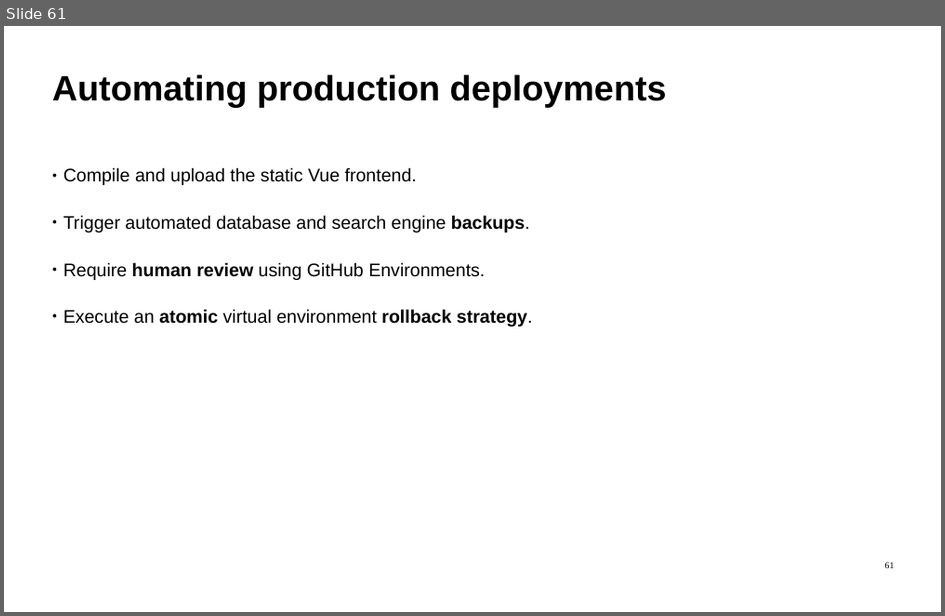
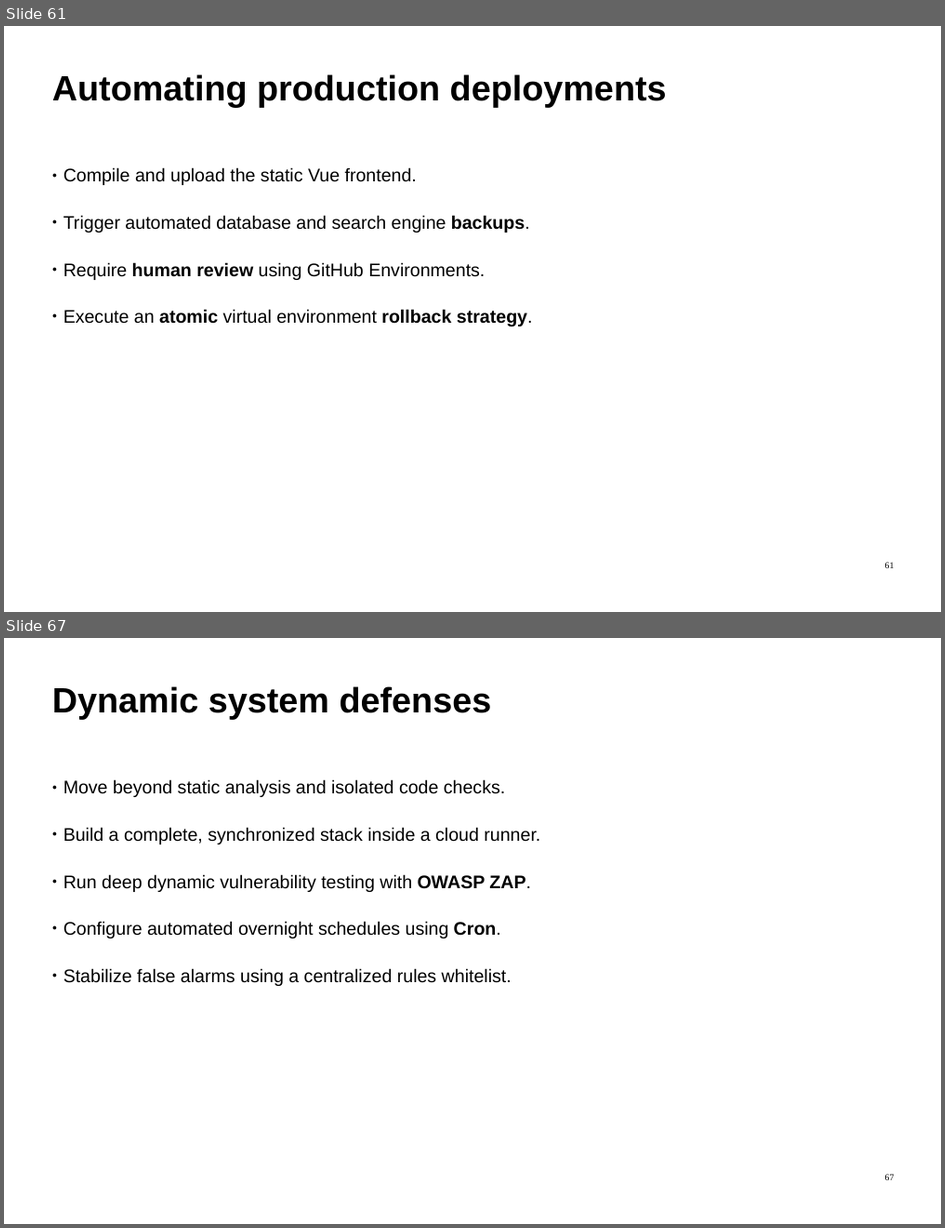
Before and after one commit to ImadSaddik/FullStackDeploymentHandbook, a slide deck: course-assets/slides/full_stack_deployment_guide.odp. Shown one above the other, each under a label of ours: slide 61 before the commit, slides 61 and 67 after it; the slides between them are not shown. The pictures are 945x616 and 945x1228 pixels, drawn with LibreOffice and Linux fonts; fonts in the diff are those of the drawing. Boxes give left, top, right and bottom in pixels: in the first picture for what was removed or moved away, otherwise in the second. Text is boxed around its words. In the diff, an @@ line names an element or a change of style, - is before the commit and + after.

```diff
--- a/course-assets/slides/full_stack_deployment_guide.odp
+++ b/course-assets/slides/full_stack_deployment_guide.odp
@@ slide 67 added at box(4, 638, 941, 1224), background #FFFFFF @@
@@ text added at box(52, 686, 492, 719), 54 pt, text #000000, bold @@
+Dynamic system defenses
@@ text added at box(64, 779, 541, 986), 28 pt, text #000000 @@
+● Move beyond static analysis and isolated code checks.
+● Build a complete, synchronized stack inside a cloud runner.
+● Run deep dynamic vulnerability testing with OWASP ZAP.
+● Configure automated overnight schedules using Cron.
+● Stabilize false alarms using a centralized rules whitelist.
@@ page number added at box(886, 1174, 895, 1180), 14 pt, text #000000 @@
+67
```
Also in this commit, not shown: 5 other slides added.
